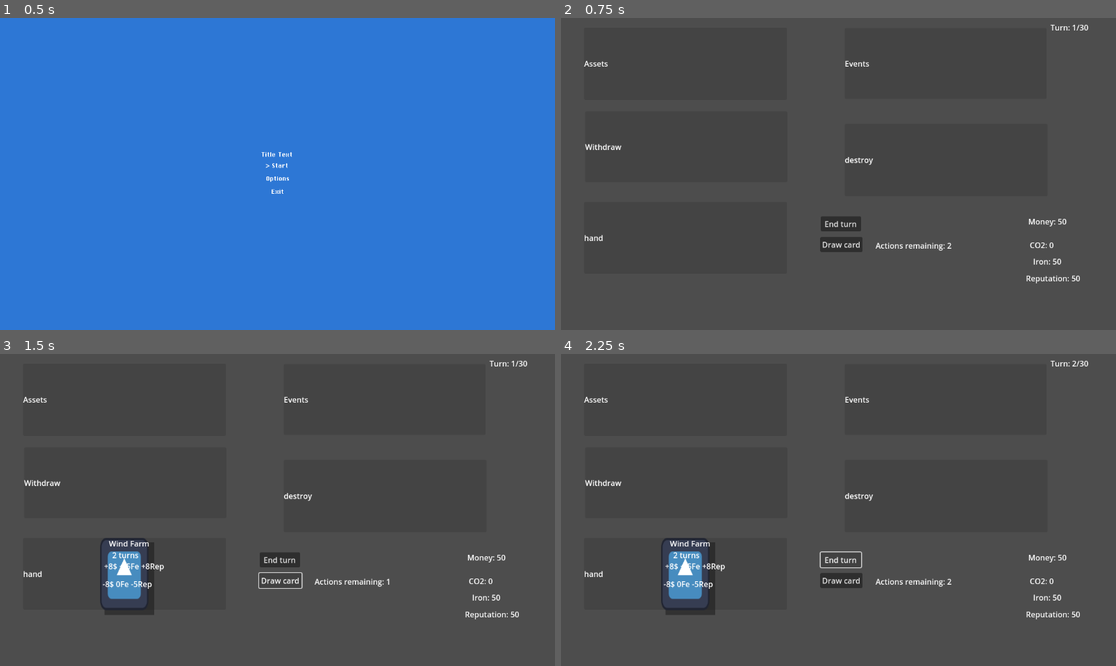
Above: before the commit, frames 1-4 (two rows, left to right).
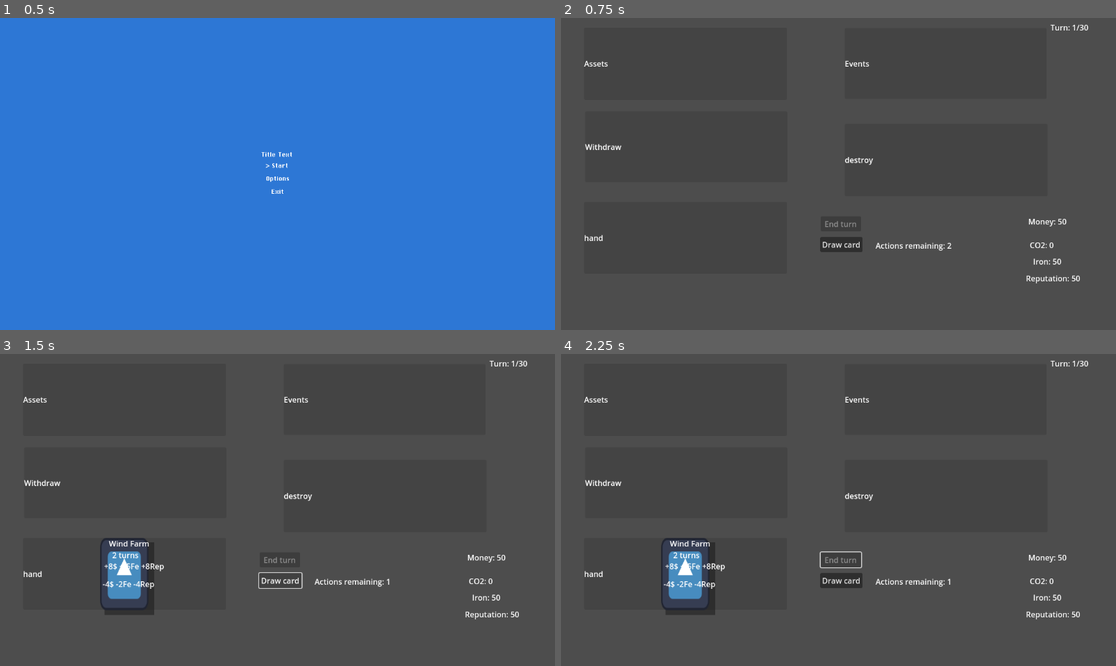
Above: after the commit, the same moments.

Repository: matiasripa/fbla-game
Game: Godot game, scene res://MainMenu.tscn
Same seed, same stepped clock (60 frames per second), same inputs: the game is played once before the commit and once after it. The engine's default icon, where the game draws it, is replaced by a stand-in: a white triangle on a blue panel in a dark square.
Inputs (mouse positions are in pixels of both pictures, inside the frame that each line leads up to):
- Up to frame 1 (0.5 s): no input
- Up to frame 2 (0.75 s): tap Enter (ui_accept) at 0.5 s; move the mouse to (960, 158) at 0.52 s; hold Up (ui_up) from 0.53 s (still down); hold Right mouse button (mouse_right) from 0.53 s (still down); click (960, 158) at 0.67 s
- Up to frame 3 (1.5 s): tap Enter (ui_accept) at 0.77 s; release Up (ui_up) at 1.25 s; release Right mouse button (mouse_right) at 1.25 s; click "Draw card" at 1.25 s
- Up to frame 4 (2.25 s): click (838, 559) at 2 s, where only the run before the commit has a clickable "End turn"

Frame 1 is identical in both runs. In frame 2, less than 0.1% of the frame differs, in the area x 47-54%, y 65-68%; in frame 3, 0.1%; in frame 4, 0.2%, in the area x 18-93%, y 2-76%.

Commit message:
fix bugs set new card values
end turn button fix , transfer func fix , label fix , and same card from asset to withdraw not random card

Diff:
--- a/example/card/card.gd
+++ b/example/card/card.gd
@@ -70,28 +70,71 @@
 var eventeffect = ["event",1,2,3,4,5]
 var eventprice = ["price",1,2,3,4,5]
 
+var card_pairs = [
+	{
+		"name": "Solar Plant",
+		"positive": [2, 10, 0, 5, 0],  # [turns, money, iron, reputation, co2]
+		"negative": [2, -5, 0, -3, 2]
+	},
+	{
+		"name": "Wind Farm",
+		"positive": [2, 8, -5, 8, 0],
+		"negative": [2, -4, -2, -4, 1]
+	},
+	{
+		"name": "Recycling Plant",
+		"positive": [3, 5, 10, 3, -2],
+		"negative": [3, -3, -5, -2, 1]
+	}
+]
+
+# Store the original card data for transfer
+var card_data = null
+
+
+
 func _ready():
 	randomize()
 
-	# Set random card effects
-	var pos_idx = randi() % card_positive.size()
-	var neg_idx = randi() % card_negative.size()
-	poseffect = card_positive[pos_idx]
-	negeffect = card_negative[neg_idx]
-
-	# Update labels
-	name_label.text = poseffect[0]
-	turn = poseffect[1]
+	# Select random card pair and store it
+	var pair_idx = randi() % card_pairs.size()
+	card_data = card_pairs[pair_idx]
+
+	# Set initial positive effects
+	name_label.text = card_data.name
+	turn = card_data.positive[0]
+	poseffect = [
+		card_data.name,
+		card_data.positive[0],  # turns
+		card_data.positive[1],  # money
+		card_data.positive[2],  # iron
+		card_data.positive[3],  # reputation
+		card_data.positive[4]   # co2
+	]
+
+	# Set matching negative effects
+	negeffect = [
+		card_data.name,
+		card_data.negative[0],  # turns
+		card_data.negative[1],  # money
+		card_data.negative[2],  # iron
+		card_data.negative[3],  # reputation
+		card_data.negative[4]   # co2
+	]
+
+	_update_labels()
+
+
+func _update_labels():
 	turn_label.text = str(turn) + " turns"
-	positive_effect_label.text = "+" + str(poseffect[2]) + "$ +" + str(poseffect[3]) + "Fe +" + str(poseffect[4]) + "Rep"
-	negative_effect_label.text = str(negeffect[2]) + "$ " + str(negeffect[3]) + "Fe " + str(negeffect[4]) + "Rep"
-
-	# Make sure labels don't inherit the perspective material
-	name_label.use_parent_material = false
-	turn_label.use_parent_material = false
-	positive_effect_label.use_parent_material = false
-	negative_effect_label.use_parent_material = false
-	label.use_parent_material = false
+	if is_positive_phase:
+		positive_effect_label.text = "+" + str(poseffect[2]) + "$ +" + str(poseffect[3]) + "Fe +" + str(poseffect[4]) + "Rep"
+		negative_effect_label.text = str(negeffect[2]) + "$ " + str(negeffect[3]) + "Fe " + str(negeffect[4]) + "Rep"
+	else:
+		name_label.text = negeffect[0] + " (Maintenance)"
+		positive_effect_label.text = str(negeffect[2]) + "$ " + str(negeffect[3]) + "Fe " + str(negeffect[4]) + "Rep"
+		negative_effect_label.text = ""
+
 
 func _process(delta):
 	if state_machine.current_state.name == "Drag":
@@ -154,21 +197,19 @@
 			if turn <= 0:
 				is_positive_phase = false
 				turn = negeffect[1]
-				name_label.text = negeffect[0]  # Update name to negative effect
+				_update_labels()
 				home_field.call("transfer", self)
-				turn_label.text = str(turn) + " turns"
 		elif home_field.name == "Withdraw":
 			turn -= 1
 			print("Negative effect turn remaining: ", turn)
 			if turn <= 0:
 				destroy()
 
-			turn_label.text = str(turn) + " turns"
+		turn_label.text = str(turn) + " turns"
 	else:
-		turn -1
+		turn -= 1
 		if turn <= 0:
 			destroy()
-
 func smooth_move_to(target: Vector2):
 	if tween_move:
 		tween_move.kill()
--- a/example/end_turn.gd
+++ b/example/end_turn.gd
@@ -12,19 +12,22 @@
 	var assets = get_node("../Assets")
 	var withdraw = get_node("../Withdraw")
 
-	var valid_assets = true # orignally false because it breaks if you destroy all cards in your hand
+	var valid_assets = false
 	var valid_withdraw = false
 
+	# Check for valid cards in Assets
 	for card in assets.get_node("CardsHolder").get_children():
 		if not card.is_queued_for_deletion() and not card.tween_destroy:
 			valid_assets = true
 			break
 
+	# Check for valid cards in Withdraw
 	for card in withdraw.get_node("CardsHolder").get_children():
 		if not card.is_queued_for_deletion() and not card.tween_destroy:
 			valid_withdraw = true
 			break
 
+	# Button is disabled if either field is empty
 	disabled = not (valid_assets or valid_withdraw)
 
 func _on_pressed() -> void:
--- a/example/field/field.gd
+++ b/example/field/field.gd
@@ -80,6 +80,13 @@
 			print("got turns")
 			cards.call("turns")
 
-func transfer(card):
+
+
+func transfer(card: Card):
+	# Ensure we're transferring the same card with its negative effects
+	if card.is_positive_phase:
+		card.is_positive_phase = false
+		card.turn = card.negeffect[1]  # Reset turn count to negative effect duration
+		card._update_labels()  # Update the card's display
 	emit_signal("transfercard",card)
 	pass
